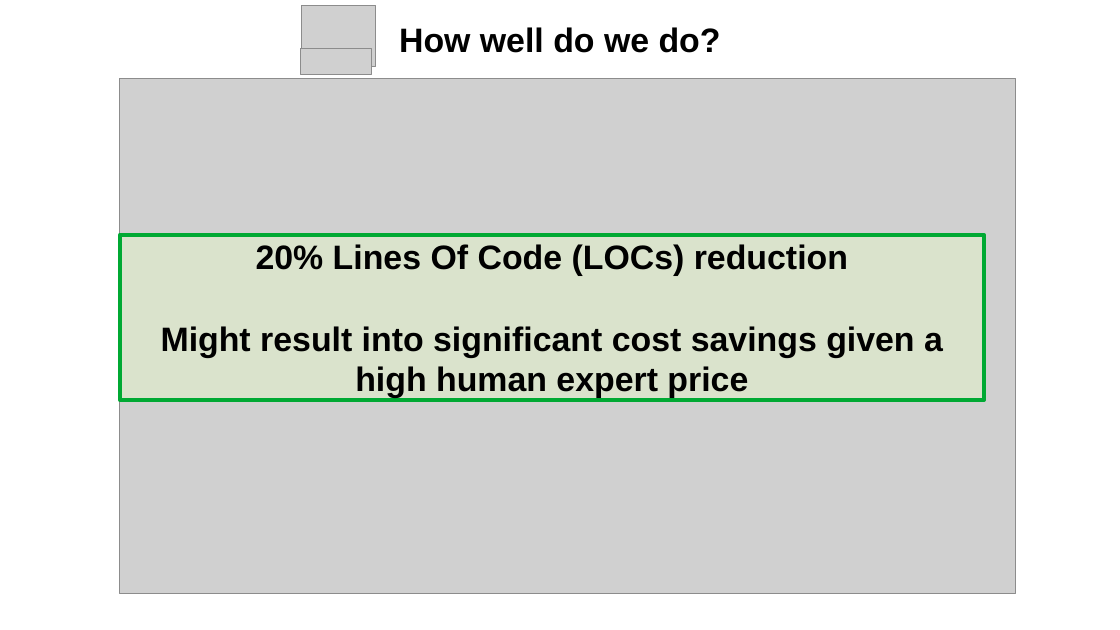
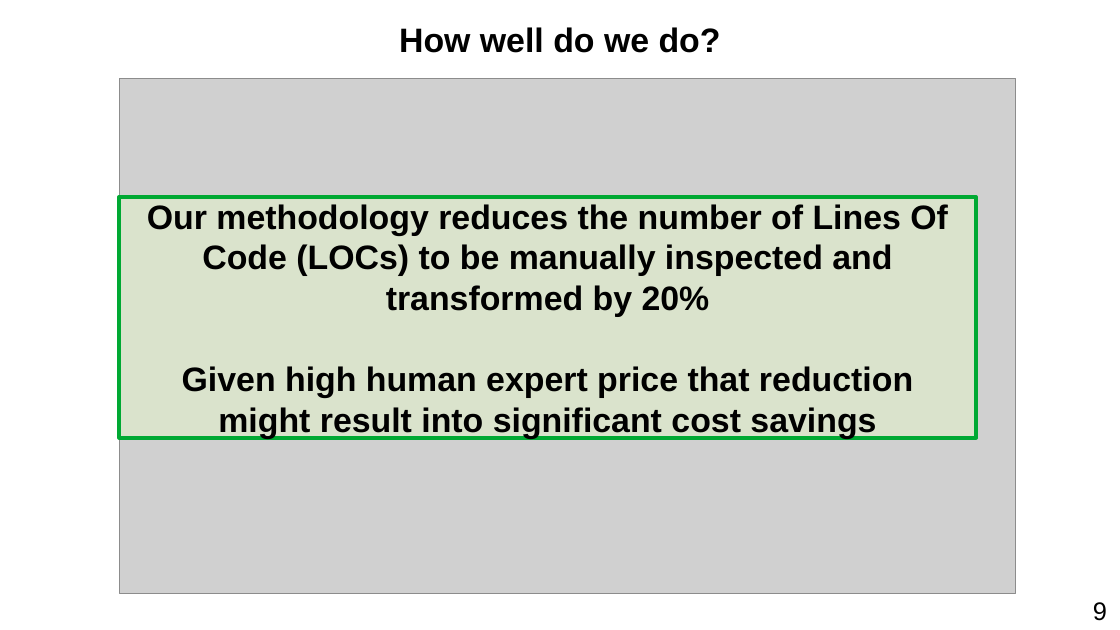
Before and after one commit to harel-coffee/PParMetrics-auto, a slide deck: slide 40 of doc/AI_SEPS_2019_talk/presentation.odp. Drawn at 1120x630 pixels with LibreOffice and Linux fonts; fonts in the diff are those of the drawing; grey boxes stand for pictures. Boxes give left, top, right and bottom in pixels: in the first picture for what was removed or moved away, otherwise in the second. Text is boxed around its words. In the diff, an @@ line names an element or a change of style, - is before the commit and + after.

```diff
--- a/doc/AI_SEPS_2019_talk/presentation.odp
+++ b/doc/AI_SEPS_2019_talk/presentation.odp
@@ picture removed at (x1=302, y1=5, x2=376, y2=67) @@
@@ picture removed at (x1=301, y1=49, x2=372, y2=74) @@
@@ rectangle "Our methodology reduces the number ..." resized from (x1=120, y1=235, x2=984, y2=400) to (x1=119, y1=197, x2=976, y2=438) @@
@@ text in rectangle at (x1=147, y1=204, x2=948, y2=439): text changed @@
-20% Lines Of Code (LOCs) reduction
-Might result into significant cost savings given a high human expert price
+Our methodology reduces the number of Lines Of Code (LOCs) to be manually inspected and transformed by 20%
+Given high human expert price that reduction might result into significant cost savings
@@ text added at (x1=1093, y1=602, x2=1107, y2=621), 18 pt, text #000000 @@
+9
```
Also in this commit, not shown: 38 other slides changed, 2 slides added, 2 slides removed, 2 other files.
